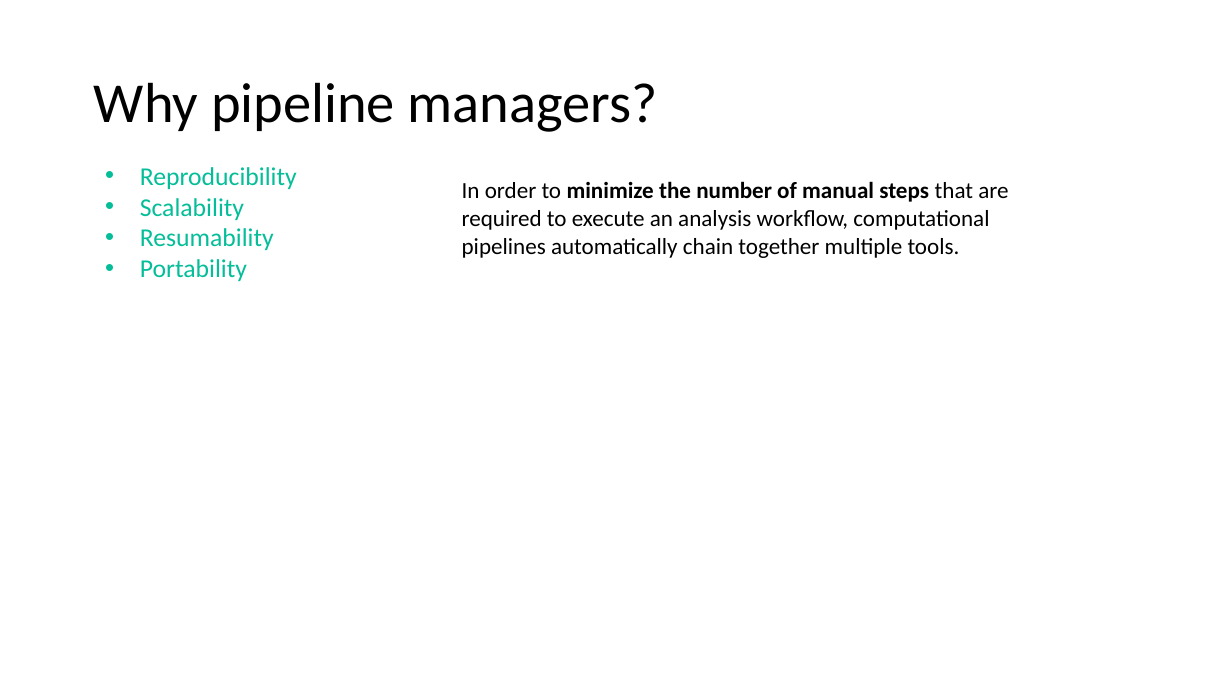
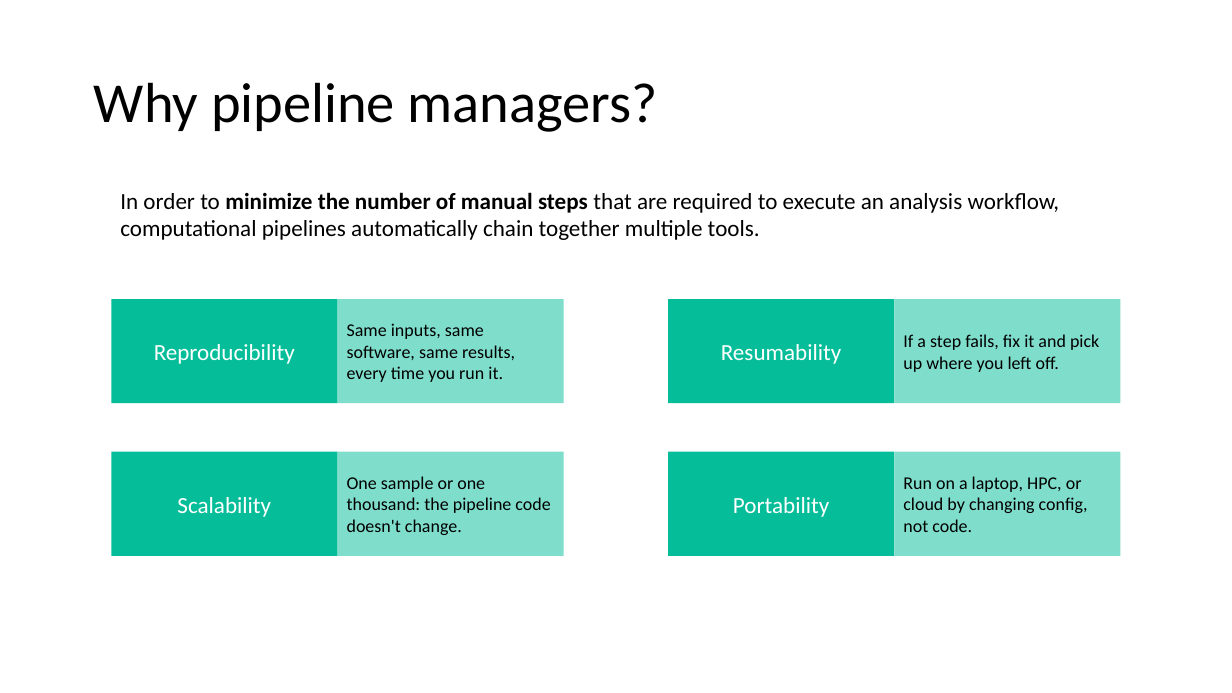
Before and after one commit to hurwitzlab/nextflow_crash_course, a slide deck: slide 6 of day1_material/slides/day1.pptx (slide 5 before the commit). Drawn at 1232x693 pixels with LibreOffice and Linux fonts; fonts in the diff are those of the drawing. Boxes give left, top, right and bottom in pixels: in the first picture for what was removed or moved away, otherwise in the second. Text is boxed around its words. In the diff, an @@ line names an element or a change of style, - is before the commit and + after.

```diff
--- a/day1_material/slides/day1.pptx
+++ b/day1_material/slides/day1.pptx
@@ text removed at (140, 167, 297, 281) @@
-• Reproducibility
-• Scalability
-• Resumability
-• Portability
@@ text "In order to minimize the ..." rewrapped from (462, 181, 1008, 258) to (120, 192, 1060, 240) @@
@@ rectangle added at (111, 299, 337, 404), fill #05BE99, 18 pt, text #FFFFFF @@
+Reproducibility
@@ rectangle added at (337, 299, 564, 404), fill #05BE99 at 51% opacity, 14 pt, text #000000 @@
+Same inputs, same software, same results, every time you run it.
@@ rectangle added at (668, 299, 895, 404), fill #05BE99, 18 pt, text #FFFFFF @@
+Resumability
@@ rectangle added at (895, 299, 1121, 404), fill #05BE99 at 51% opacity, 14 pt, text #000000 @@
+If a step fails, fix it and pick up where you left off.
@@ rectangle added at (111, 452, 337, 556), fill #05BE99, 18 pt, text #FFFFFF @@
+Scalability
@@ rectangle added at (337, 452, 564, 556), fill #05BE99 at 51% opacity, 14 pt, text #000000 @@
+One sample or one thousand: the pipeline code doesn't change.
@@ rectangle added at (668, 452, 895, 556), fill #05BE99, 18 pt, text #FFFFFF @@
+Portability
@@ rectangle added at (895, 452, 1121, 556), fill #05BE99 at 51% opacity, 14 pt, text #000000 @@
+Run on a laptop, HPC, or cloud by changing config, not code.
```
Also in this commit, not shown: 7 other slides changed, 7 slides added, 3 slides removed, 25 other files.
